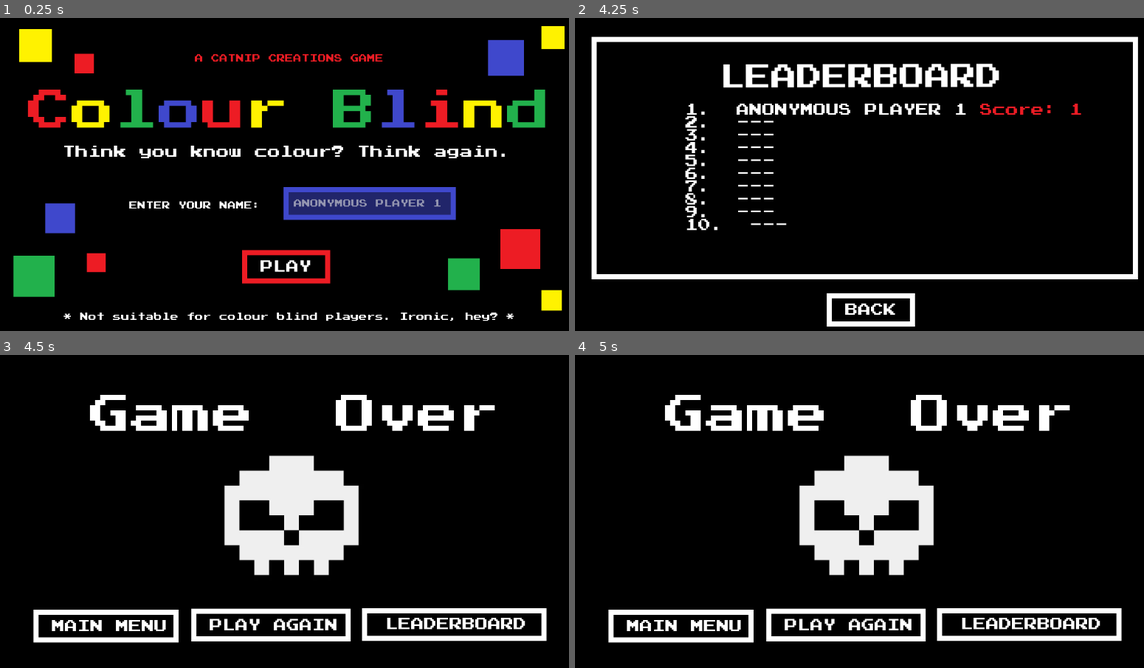
Above: before the commit, frames 1-4 (two rows, left to right).
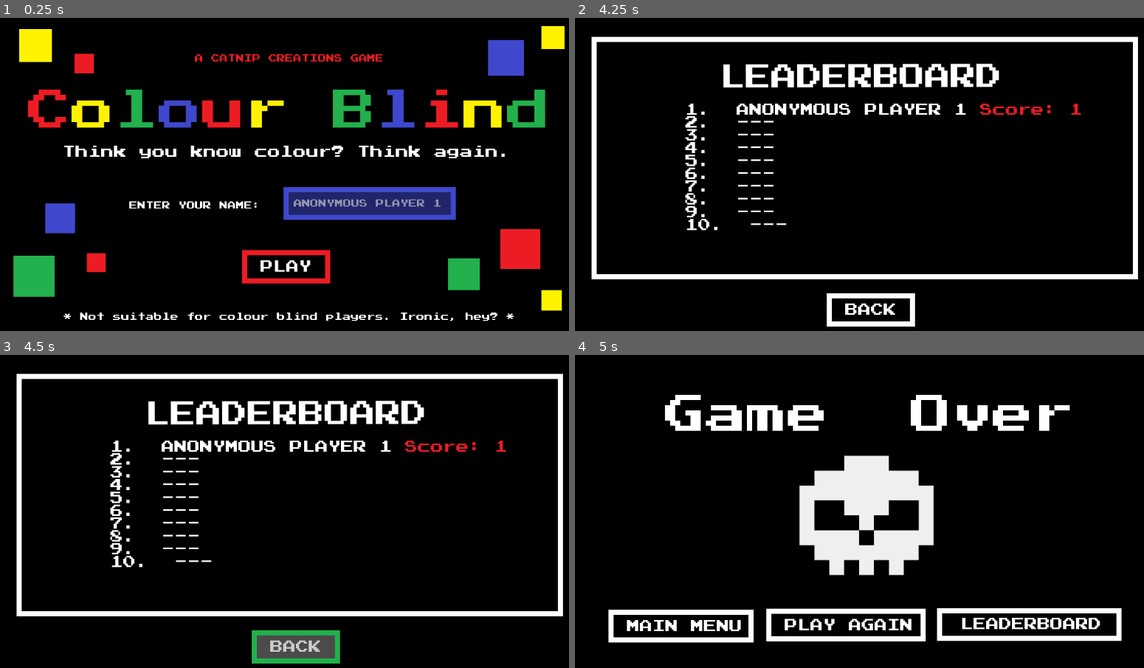
Above: after the commit, the same moments.

Repository: kwrightsk/game-jam-january-2026
Game: Godot game, scene res://Scenes/title_screen.tscn
The game is run twice, just before and just after one commit, with the same random seed, the same clock (stepped at 60 frames per second) and the same inputs.
Inputs (mouse positions are in pixels of both pictures, inside the frame that each line leads up to):
- Up to frame 1 (0.25 s): no input
- Up to frame 2 (4.25 s): click (944, 202) at 0.52 s; type "Alex" at 0.6 s; click "PLAY" at 1.25 s; move the mouse to (865, 89) at 2.02 s; press the mouse at (865, 89) at 2.03 s; tap Enter at 2.75 s; move the mouse to (660, 180) at 2.77 s; release the mouse at (660, 180) at 2.78 s; tap C at 2.85 s; click (660, 180) at 2.92 s; click "LEADERBOARD" at 3.5 s
- Up to frame 3 (4.5 s): click "BACK" at 4.25 s
- Up to frame 4 (5 s): no input

Frames 1-2 are identical in both runs. In frame 3, 21% of the frame differs, in the area x 2-99%, y 5-99%; in frame 4, nothing differs.

Commit message:
add the sound into the back of the leaderboard

Diff:
--- a/Scenes/leaderboard_screen.tscn
+++ b/Scenes/leaderboard_screen.tscn
@@ -1,12 +1,13 @@
-[gd_scene load_steps=6 format=3 uid="uid://b76asufaca6tq"]
+[gd_scene load_steps=7 format=3 uid="uid://b76asufaca6tq"]
 
 [ext_resource type="FontFile" uid="uid://boafiido6lxpb" path="res://assets/PressStart2P.ttf" id="1_3o3f0"]
+[ext_resource type="AudioStream" uid="uid://ce8ms38wc0phf" path="res://assets/sound_click.wav" id="2_uywya"]
 
 [sub_resource type="GDScript" id="GDScript_np64g"]
 script/source = "extends Node2D
 @onready var leaderboard = $CanvasLayer/Rank
 @onready var hover_back_button = $CanvasLayer/BackButton/Panel2
-
+@onready var button_sound = $CanvasLayer/BackButton/AudioStreamPlayer
 # Called when the node enters the scene tree for the first time.
 func _ready() -> void:
 	hover_back_button.visible = false
@@ -53,6 +54,8 @@
 
 func _on_back_button_pressed() -> void:
 	print(\"back_button\")
+	button_sound.play()
+	await get_tree().create_timer(0.3).timeout
 	get_tree().change_scene_to_file(\"res://Scenes/game-over-screen.tscn\") # Replace with function body.
 
 func _on_back_button_mouse_entered() -> void:
@@ -179,7 +182,12 @@
 layout_mode = 0
 offset_right = 172.0
 offset_bottom = 65.0
+mouse_filter = 2
 theme_override_styles/panel = SubResource("StyleBoxFlat_cn05g")
+
+[node name="AudioStreamPlayer" type="AudioStreamPlayer" parent="CanvasLayer/BackButton"]
+stream = ExtResource("2_uywya")
+playback_type = 1
 
 [connection signal="mouse_entered" from="CanvasLayer/BackButton" to="." method="_on_back_button_mouse_entered"]
 [connection signal="mouse_exited" from="CanvasLayer/BackButton" to="." method="_on_back_button_mouse_exited"]
--- a/scripts/leaderboard_screen.gd
+++ b/scripts/leaderboard_screen.gd
@@ -1,6 +1,5 @@
 extends Node2D
 @onready var hover_back = $CanvasLayer/BackButton/Panel2
-
 # Called when the node enters the scene tree for the first time.
 func _ready() -> void:
 	hover_back.visible = false
@@ -10,5 +9,5 @@
 	pass
 
 func _on_back_button_pressed() -> void:
-	print("back_button")
+	print("play again")
 	get_tree().change_scene_to_file("res://Scenes/game-over-screen.tscn") # Replace with function body.
